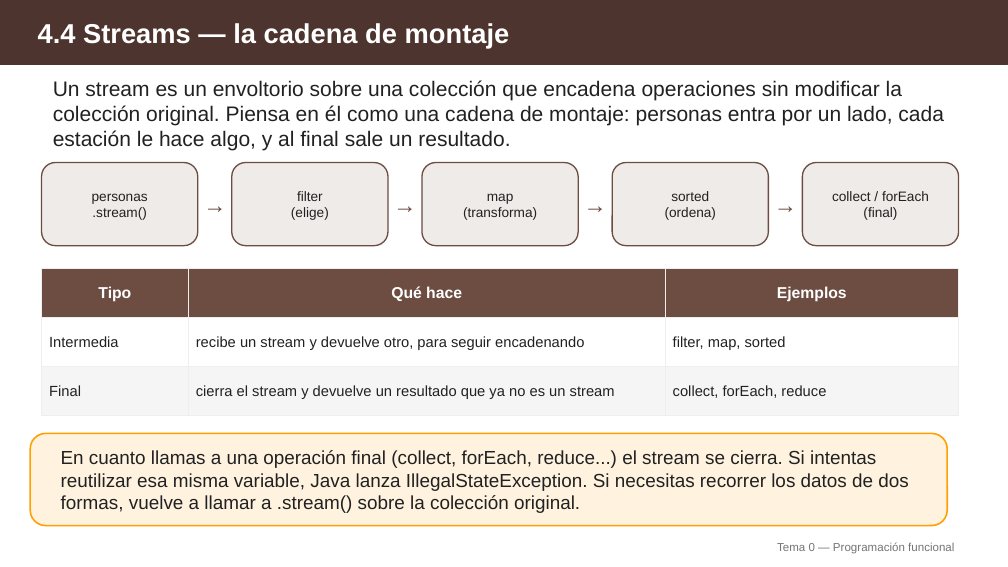
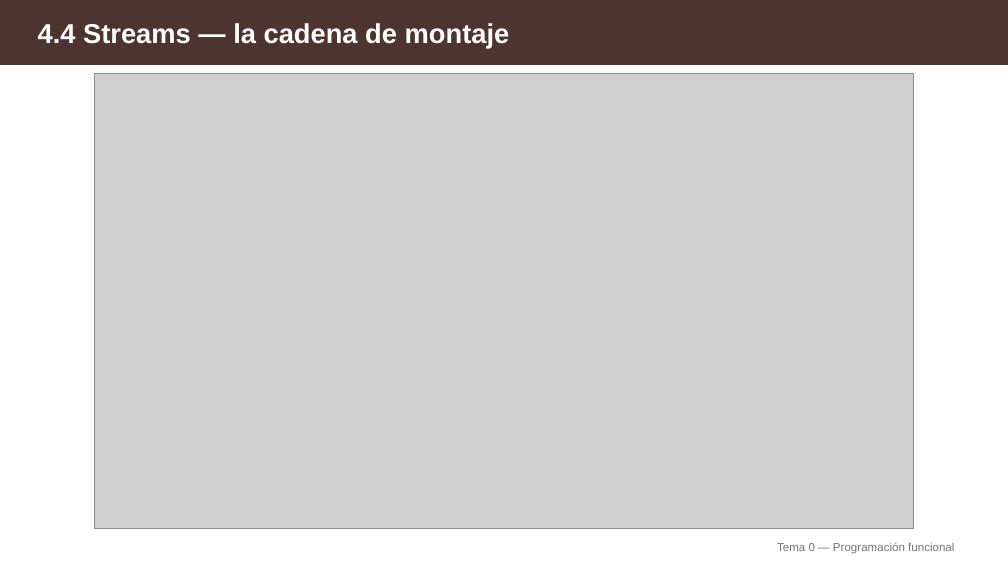
Before and after one commit to aitorventura/programacion-servicios-procesos, a slide deck: slide 9 of docs/tema0/diapositivas/04-programacion-funcional.pptx. Drawn at 1008x567 pixels with LibreOffice and Linux fonts; fonts in the diff are those of the drawing; grey boxes stand for pictures. Boxes give left, top, right and bottom in pixels: in the first picture for what was removed or moved away, otherwise in the second. Text is boxed around its words. In the diff, an @@ line names an element or a change of style, - is before the commit and + after.

```diff
--- a/docs/tema0/diapositivas/04-programacion-funcional.pptx
+++ b/docs/tema0/diapositivas/04-programacion-funcional.pptx
@@ text removed at [53, 80, 944, 151] @@
-Un stream es un envoltorio sobre una colección que encadena operaciones sin modificar la colección original. Piensa en él como una cadena de montaje: personas entra por un lado, cada estación le hace algo, y al final sale un resultado.
@@ picture added at [95, 73, 914, 529] @@
@@ rounded rectangle removed at [42, 163, 198, 246] @@
@@ text removed at [194, 163, 236, 246] @@
-→
@@ rounded rectangle removed at [232, 163, 389, 246] @@
@@ text removed at [384, 163, 426, 246] @@
-→
@@ rounded rectangle removed at [422, 163, 578, 246] @@
@@ text removed at [575, 163, 616, 246] @@
-→
@@ rounded rectangle removed at [613, 163, 769, 246] @@
@@ text removed at [765, 163, 806, 246] @@
-→
@@ rounded rectangle removed at [802, 163, 959, 246] @@
@@ text removed at [92, 193, 148, 220] @@
-personas
-.stream()
@@ text removed at [291, 191, 329, 220] @@
-filter
-(elige)
@@ text removed at [463, 193, 537, 220] @@
-map
-(transforma)
@@ text removed at [665, 191, 716, 220] @@
-sorted
-(ordena)
@@ text removed at [832, 191, 929, 220] @@
-collect / forEach
-(final)
@@ table removed at [42, 268, 959, 416], 3 rows, 3 columns @@
-Tipo | Qué hace | Ejemplos
-Intermedia | recibe un stream y devuelve otro, para seguir encadenando | filter, map, sorted
-Final | cierra el stream y devuelve un resultado que ya no es un stream | collect, forEach, reduce
@@ rounded rectangle removed at [30, 433, 948, 526] @@
@@ text removed at [61, 450, 908, 513] @@
-En cuanto llamas a una operación final (collect, forEach, reduce...) el stream se cierra. Si intentas reutilizar esa misma variable, Java lanza IllegalStateException. Si necesitas recorrer los datos de dos formas, vuelve a llamar a .stream() sobre la colección original.
```
Also in this commit, not shown: 11 other slides changed, 1 other file.
